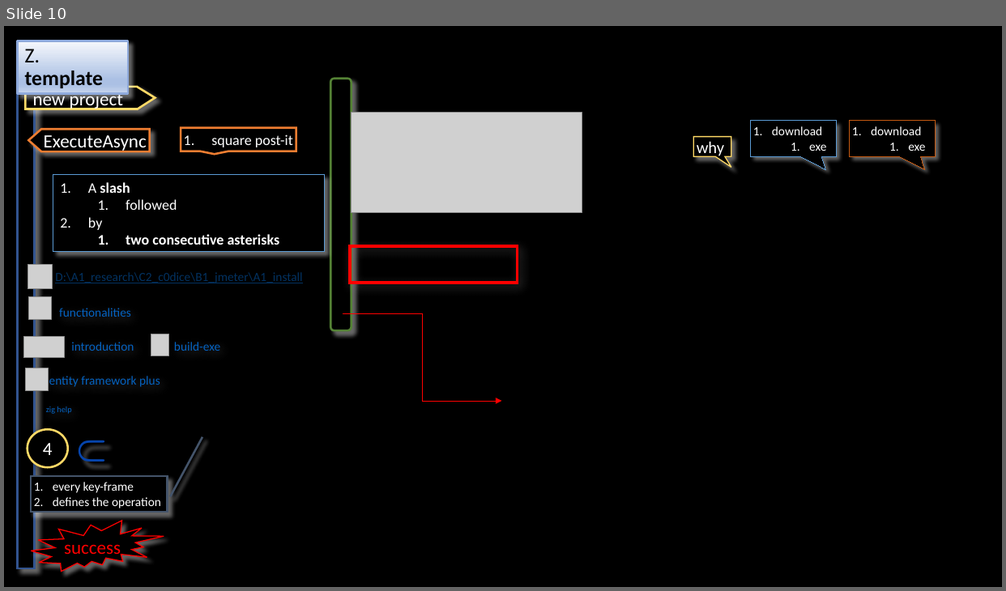
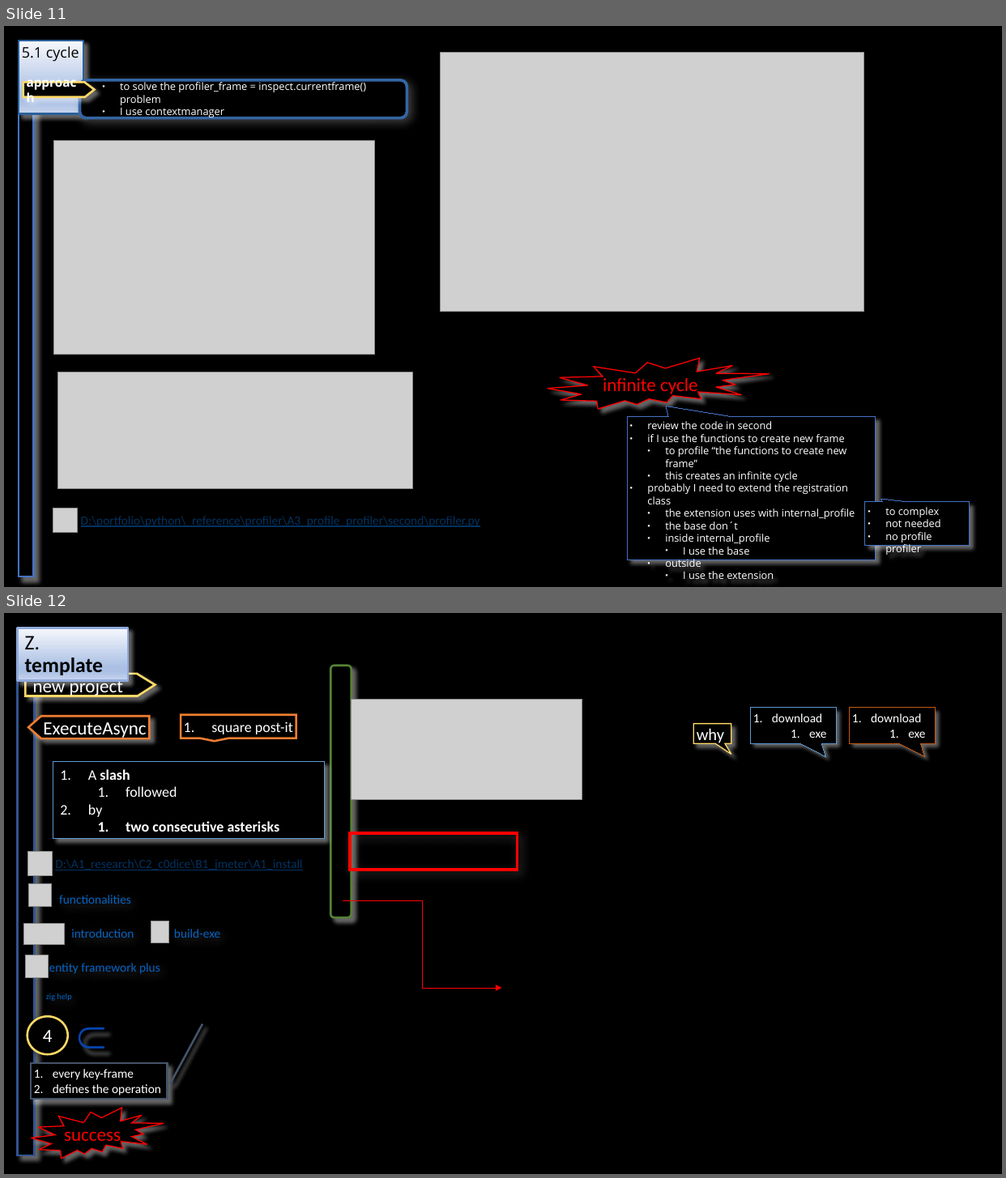
Before and after one commit to 1010836/portfolio, a slide deck: python/_reference/profile.odp. Shown one above the other, each under a label of ours: slide 10 before the commit, slides 11 and 12 after it. The pictures are 1006x591 and 1006x1178 pixels, drawn with LibreOffice and Linux fonts; fonts in the diff are those of the drawing; grey boxes stand for pictures; background and template pictures are left out. Boxes give left, top, right and bottom in pixels: in the first picture for what was removed or moved away, otherwise in the second. Text is boxed around its words. In the diff, an @@ line names an element or a change of style, - is before the commit and + after.

```diff
--- a/python/_reference/profile.odp
+++ b/python/_reference/profile.odp
@@ slide 11 added at <box>4,26,1002,587</box>, background #000000 @@
@@ title added at <box>4,26,68,587</box>, 12 pt, text #3B3838 @@
+3. profile
@@ title added at <box>19,41,83,64</box>, fill gradient #F6F8FC to #ABC0E4 to #C7D5ED, outline #2A6099 2.01 pt, 14 pt, text #000000 @@
+5.1 cycle
@@ picture added at <box>441,52,864,312</box> @@
@@ rectangle added at <box>19,76,34,577</box>, fill #000000, outline #4472C4 2.01 pt @@
@@ freeform shape added at <box>23,82,95,97</box>, fill #000000, outline #FFD966 2.01 pt, 12 pt, text #FFFFFF, bold @@
+approach
@@ rounded rectangle added at <box>79,80,407,118</box>, fill #000000, outline #3465A4 2.83 pt, 10 pt, text #FFFFFF @@
+  ● to solve the profiler_frame = inspect.currentframe() problem
+  ● I use contextmanager
@@ picture added at <box>53,141,374,355</box> @@
@@ irregular seal added at <box>548,358,769,409</box>, fill #000000, outline #FF0000 0.99 pt, 18 pt, text #FF0000 @@
+infinite cycle
@@ picture added at <box>58,373,414,489</box> @@
@@ speech box added at <box>627,416,876,561</box>, fill #000000, outline #4472C4 0 pt, 10 pt, text #FFFFFF @@
+● review the code in second
+● if I use the functions to create new frame
+  ● to profile “the functions to create new frame”
+  ● this creates an infinite cycle
+● probably I need to extend the registration class
+  ● the extension uses with internal_profile
+  ● the base don´t
+  ● inside internal_profile
+    ● I use the base
+  ● outside
+    ● I use the extension
@@ picture added at <box>53,508,78,533</box> @@
@@ speech box added at <box>865,502,969,545</box>, fill #000000, outline #4472C4 0 pt, 10 pt, text #FFFFFF @@
+● to complex
+● not needed
+● no profile profiler
@@ text added at <box>81,516,480,527</box>, 12 pt, text #033261, underline @@
+D:\portfolio\python\_reference\profiler\A3_profile_profiler\second\profiler.py
@@ what was slide 10 is now slide 12 @@
```
Also in this commit, not shown: 1 slide changed, 2 other slides added, 1 slide removed, 22 other files.
